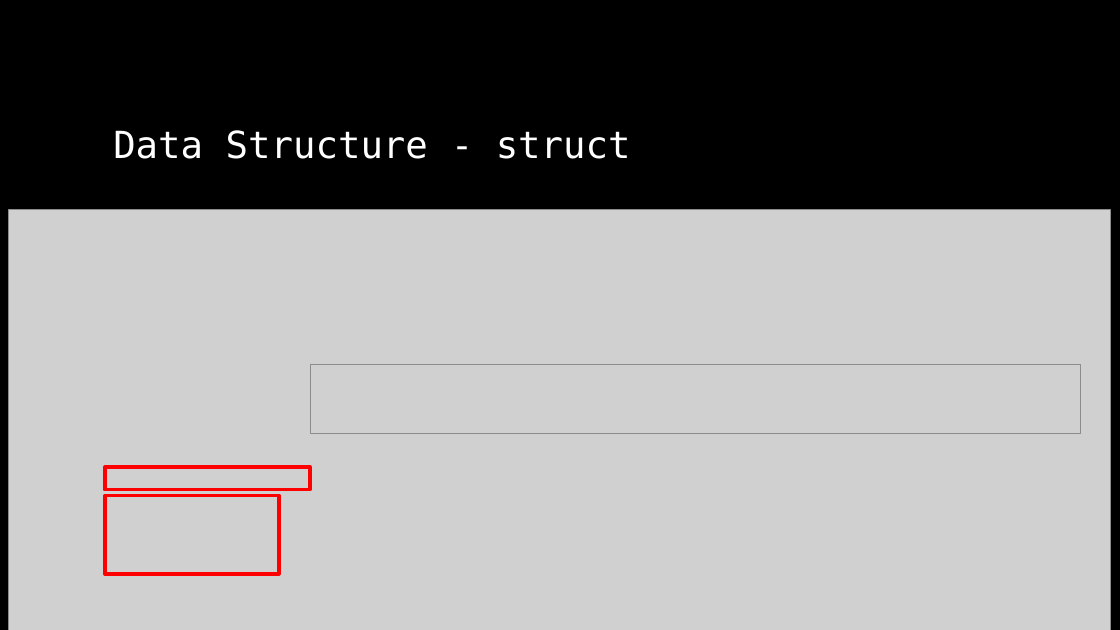
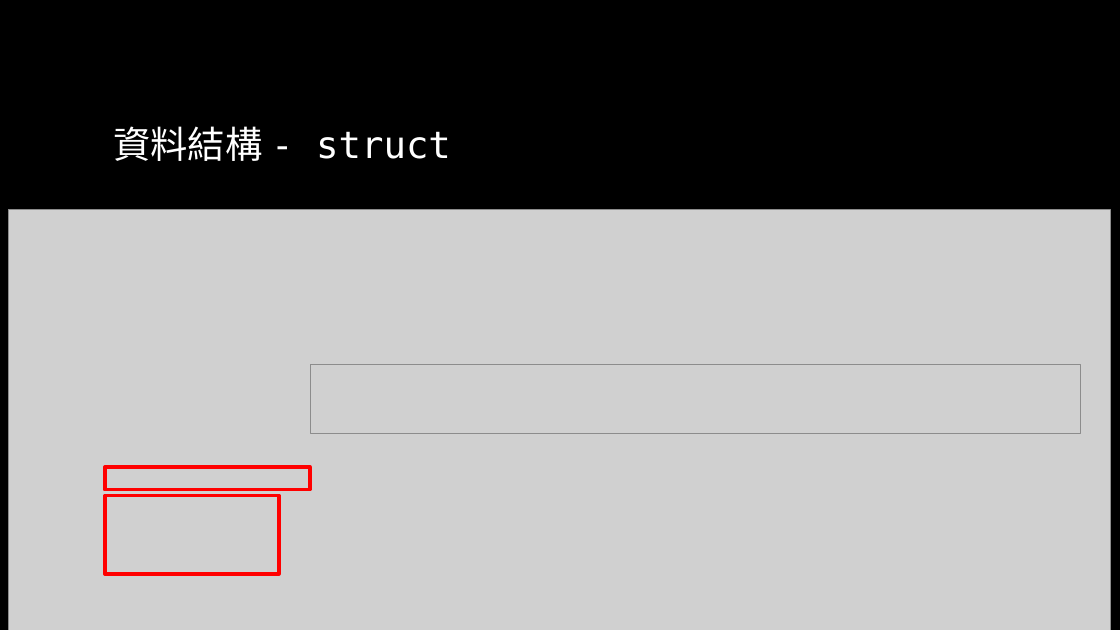
Before and after one commit to liuutin9/2023_summer_camp, a slide deck: slide 57 of 電機_C_Day_2.pptx. Drawn at 1120x630 pixels with LibreOffice and Linux fonts; fonts in the diff are those of the drawing; grey boxes stand for pictures; background and template pictures are left out. Boxes give left, top, right and bottom in pixels: in the first picture for what was removed or moved away, otherwise in the second. Text is boxed around its words. In the diff, an @@ line names an element or a change of style, - is before the commit and + after.

```diff
--- a/電機_C_Day_2.pptx
+++ b/電機_C_Day_2.pptx
@@ title at (113, 126, 451, 161): text changed @@
-Data Structure - struct
+資料結構 - struct
```
Also in this commit, not shown: 11 other slides changed.
